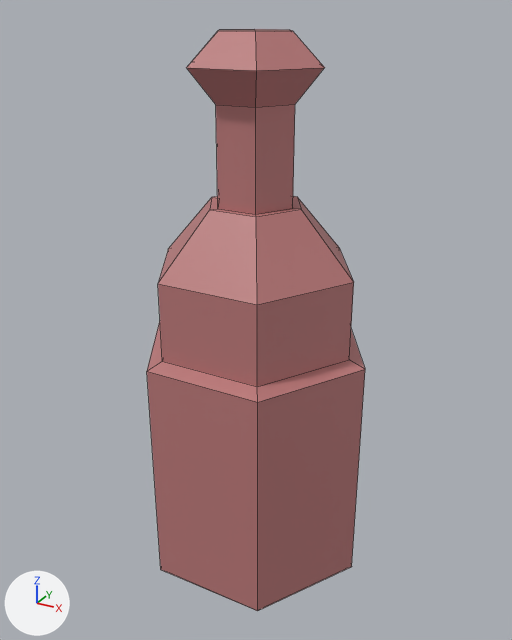
One commit to the FBX model Assets/3DAssets/TurretBase.fbx: the scene before it, then after it.
Both versions are drawn from a 50 mm lens placed at (0.133, -0.241, 0.134), pointed at (0.0, 0.0, 0.013). The lights are fixed; the arrows at lower left show +X, +Y and +Z. Mesh edges are drawn as thin lines. Where no turn or scale is listed for an object, it has been applied to the vertices.

Names of what the first picture shows: 'Hex'.
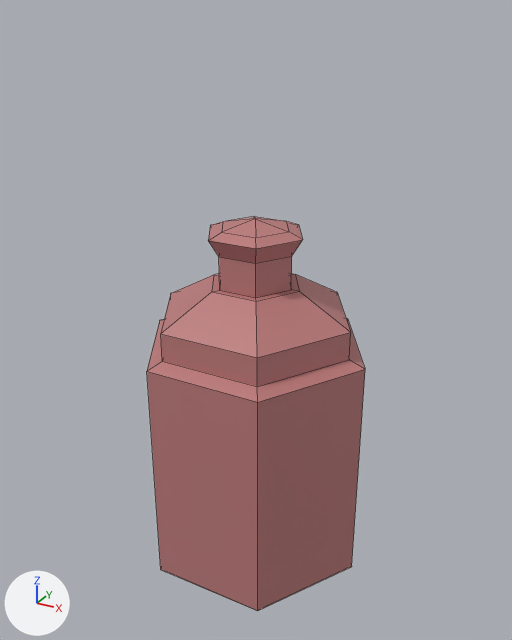
Where the change shows, as pixel boxes [x1, y1, x2, y2] in the pictures (512 x 640 px; the box of a moved part takes in the faces that stretch with it):
'Hex', reshaped (32% shorter)
    before: [147, 29, 365, 611]
    after: [147, 216, 365, 611]
part 1 of me_mesh, moved or reshaped
    before: [158, 29, 354, 387]
    after: [161, 216, 351, 387]

The change in detail:
me_mesh is used by ob_hex; location (0.0, 0.0, 0.0).
me_mesh had 62 vertices, 66 faces and spanned x -0.05..0.05, y -0.043..0.043, z -0.101..0.127.
me_mesh now has 62 vertices, 66 faces and spans x -0.05..0.05, y -0.043..0.043, z -0.101..0.057.
me_mesh part 1: 37 of 62 vertices moved; they spanned x -0.043..0.043, y -0.037..0.037, z 0.038..0.127 and now span x -0.043..0.043, y -0.037..0.037, z 0.017..0.057; mean shift (0.0, 0.0, -0.048); largest move (-0.008, 0.013, 0.127) -> (-0.008, 0.013, 0.054).
